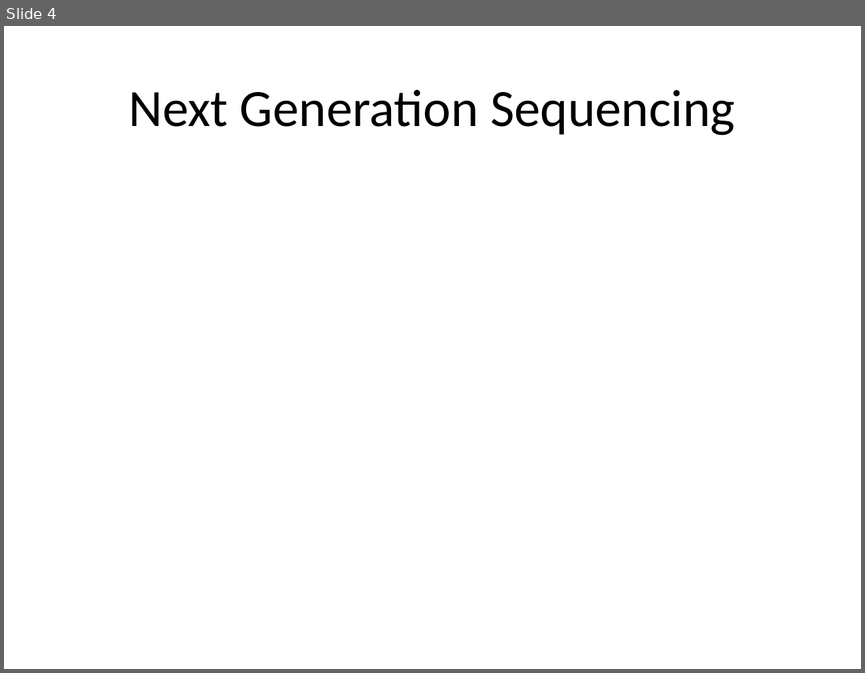
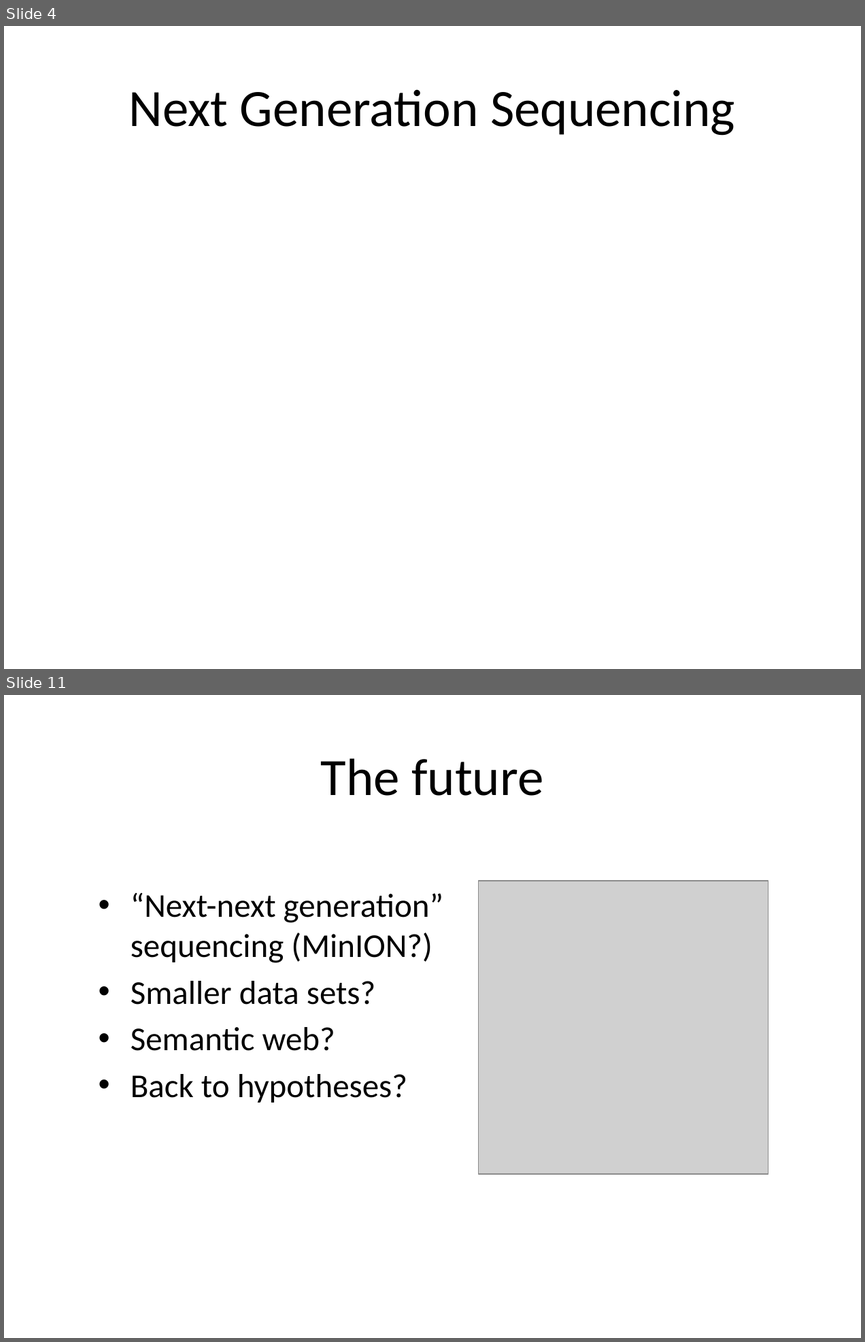
Before and after one commit to rvosa/ngs-workflows, a slide deck: doc/slides/day1/session1/NGSplatforms.pptx. Shown one above the other, each under a label of ours: slide 4 before the commit, slides 4 and 11 after it; the slides between them are not shown. The pictures are 865x673 and 865x1342 pixels, drawn with LibreOffice and Linux fonts; fonts in the diff are those of the drawing; grey boxes stand for pictures. Boxes give left, top, right and bottom in pixels: in the first picture for what was removed or moved away, otherwise in the second. Text is boxed around its words. In the diff, an @@ line names an element or a change of style, - is before the commit and + after.

```diff
--- a/doc/slides/day1/session1/NGSplatforms.pptx
+++ b/doc/slides/day1/session1/NGSplatforms.pptx
@@ slide 11 added at box(4, 695, 861, 1338), background #FFFFFF @@
@@ title added at box(321, 758, 543, 796), 44 pt, text #000000 @@
+The future
@@ text added at box(130, 893, 443, 1102), 28 pt, text #000000 @@
+• “Next-next generation” sequencing (MinION?)
+• Smaller data sets?
+• Semantic web?
+• Back to hypotheses?
@@ picture added at box(478, 881, 768, 1174) @@
```
Also in this commit, not shown: 7 slides changed, 6 other slides added, 2 slides removed.
